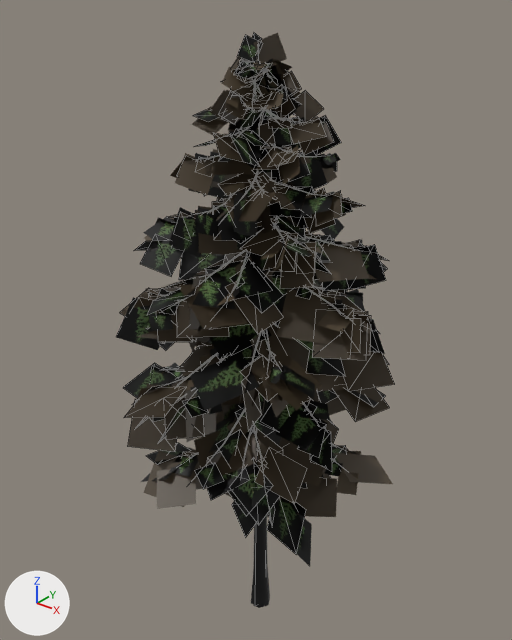
Renders of the COLLADA model art/shapes/trees/fir_tree_1/Fir_Tree_1.dae from each side of a commit.
Before and after are seen from a camera (50 mm lens) standing at (23.3, -29.6, 40.8) and looking at (-1.0, 0.7, 22.0). Every picture has the same lights, and +X, +Y and +Z are marked at lower left. Mesh edges are drawn as thin lines on the coarser meshes. Where no turn or scale is listed for an object, it has been applied to the vertices.

Objects in the first picture: 'tree_a400'.
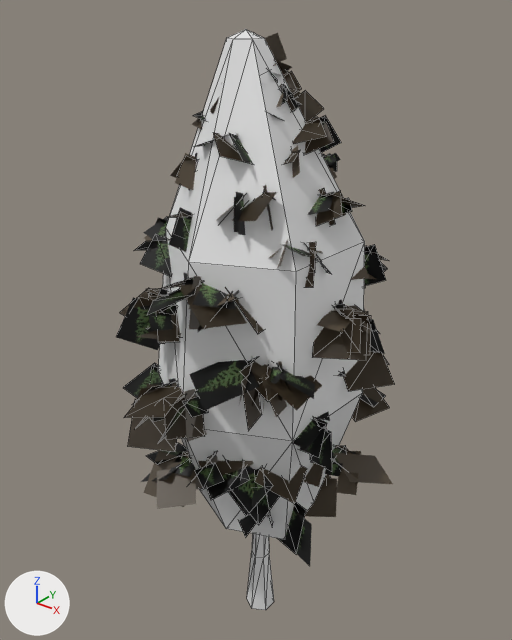
What changed in the scene script:
```text
Add me_circle_002:
    me_circle_002.from_pydata(...)  # 43 vertices, 78 faces; spans x -6.0..5.4, y -6.4..5.5, z 0.0..38.4
Add ob_colmesh_1:
    ob_colmesh_1 = bpy.data.objects.new('Colmesh-1', me_circle_002)
    ob_colmesh_1.location = (0.0, 0.0, 0.0)
```

Location of each change, (x1, y1, x2, y2) in pixels of the pictures (512 x 640 px):
'Colmesh-1', added
    after: (158, 29, 365, 610)
